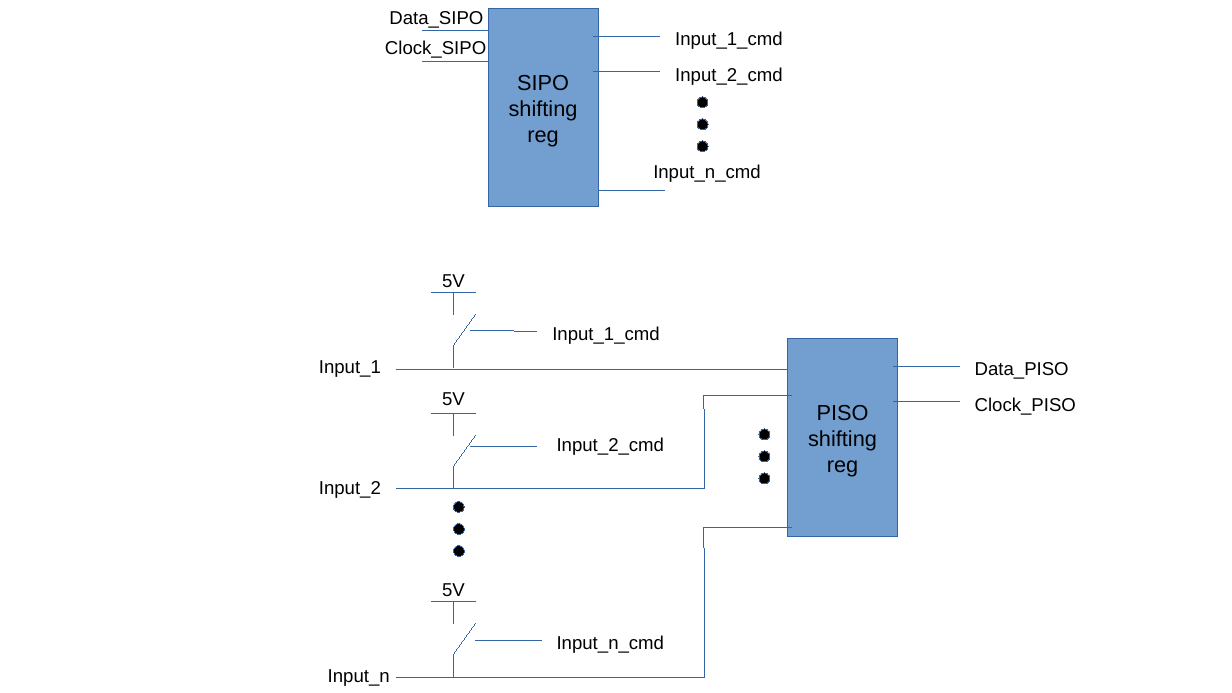
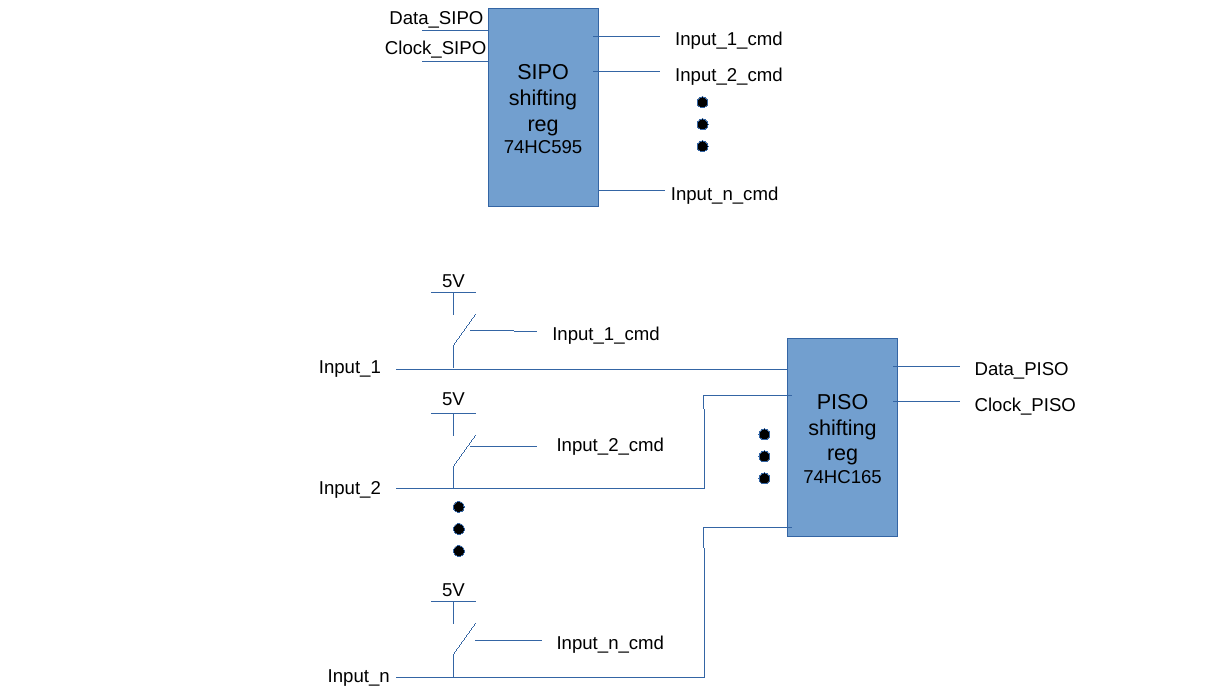
Before and after one commit to twalter23/ShortCircuitBuster, a slide deck: slide 1 of Doc/Architecture elec.odp. Drawn at 1232x693 pixels with LibreOffice and Linux fonts; fonts in the diff are those of the drawing. Boxes give left, top, right and bottom in pixels: in the first picture for what was removed or moved away, otherwise in the second. Text is boxed around its words. In the diff, an @@ line names an element or a change of style, - is before the commit and + after.

```diff
--- a/Doc/Architecture elec.odp
+++ b/Doc/Architecture elec.odp
@@ text in rectangle at box(504, 64, 583, 153): text changed; size 14 to 13.9 pt @@
-SIPO
-shifting reg
+SIPO
+shifting reg
+74HC595
@@ text "Input_n_cmd": place and size @@
-text "Input_n_cmd" at box(653, 164, 760, 182)
+text "Input_n_cmd" at box(671, 186, 778, 204)
@@ text in rectangle at box(808, 394, 876, 465): text changed; size 14 to 13.9 pt @@
-PISO
-shifting reg
+PISO
+shifting reg
+74HC165
```
Also in this commit, not shown: 1 other file.
